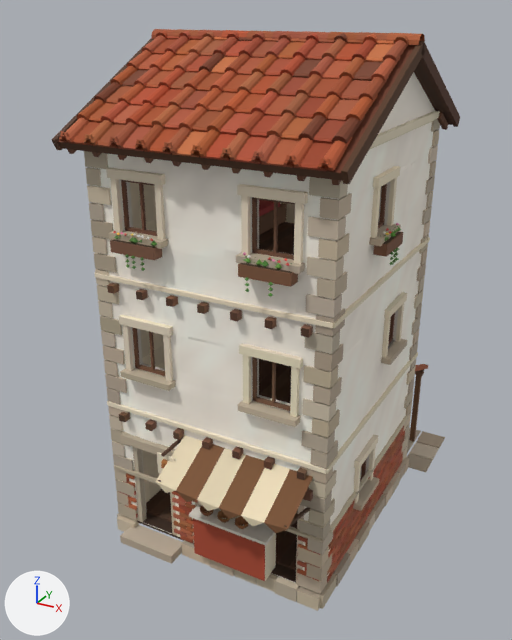
The glTF model godot/assets/kit/houses/artisan_2_3.glb: old version first, new version second.
Camera for both pictures: a 50 mm lens placed at (4.76, -9.23, 7.94), pointed at (-0.24, -0.13, 3.39). Every picture has the same lights, and +X, +Y and +Z are marked at lower left. The picture after the commit comes second. Vertices at exactly the same position are counted once.

The first picture shows 'House', 'Rooms', 'Walls'.
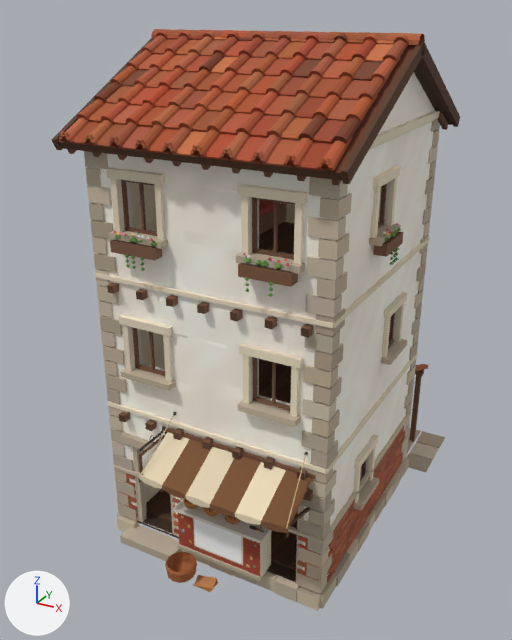
What the commit changed:
Material 'CivSign' (mat_civsign) is new.
Uses the picture img_civ_white.
Material 'CivCloth' (mat_civcloth) is new.
Uses the picture img_civ_white.
Material 'CivWood' (mat_civwood) is new.
Uses the picture img_civ_white.
me_house is used by ob_house; location (0.0, 0.0, 0.0).
me_house had 11044 vertices, 14578 faces and spanned x -2.05..2.23, y -2.72..3.27, z -0.02..7.66.
me_house now has 12389 vertices, 16730 faces and spans x -2.05..2.23, y -2.74..3.27, z -0.02..7.66.
me_house part 1: a new loose piece, a box spanning x -0.5..0.93, y -2.14..-1.8, z 0.24..0.96, in mat_civkit.
me_house part 2: a new loose piece, a box spanning x -0.54..0.972, y -2.19..-1.79, z 0.96..1.01, in mat_civkit.
me_house part 3: a new loose piece, a box spanning x -0.52..0.952, y -2.17..-2.13, z 0.24..0.3, in mat_civkit.
me_house part 4: a new loose piece, a box spanning x -0.214..0.646, y -2.145..-2.139, z 0.3834..0.9734, in mat_civkit.
me_house part 5: the loose piece of 8 vertices spanning x -0.22..1.01, y -2.14..-1.8, z 0.24..0.96 is turned -99.3 degrees about the y axis through its middle and scaled by 0.0402, then moved by (0.44, -0.17, 0.03).
me_house part 6: the loose piece of 8 vertices spanning x -0.26..1.05, y -2.19..-1.79, z 0.96..1.01 is scaled about its middle by (-0.0482, 0.015, -0.93), then moved by (0.33, -0.15, -0.57).
me_house part 7: the loose piece of 8 vertices spanning x -0.5..-0.46, y -2.45..-1.95, z 2.12..2.16 is multiplied about its middle by the matrix ((-0.257, 0.0, 0.0), (0.0, -0.201, -0.161), (0.0, -0.161, 0.201)), then moved by (1.92, 0.22, -0.32).
me_house part 8: the loose piece of 24 vertices spanning x -0.13..0.09, y -2.16..-1.94, z 1.01..1.11 is rebuilt with 40 vertices and now spans x -0.08..0.18, y -2.13..-1.89, z 1.01..1.15.
me_house part 9: 22 loose pieces with 262 vertices, spanning x -0.59..0.86, y -2.43..-1.93, z 0.25..2.03, are deleted.
me_house part 10: 6 vertices moved from x -0.43..0.61, y -2.05..-1.89, z 1.62..2.0 to x -0.71..0.61, y -2.05..-1.89, z 1.62..2.0; 91 vertices removed from x -0.63..1.64, y -2.72..-1.93, z 1.01..2.22; 956 vertices added at x -0.81..1.68, y -2.74..-1.89, z 0.0..2.56.
me_house part 11: 3766 kept faces spanning x -1.86..1.86, y -2.01..1.74, z 0.25..1.24 get new vertex colours.
me_house part 12: 1592 faces spanning x -1.89..2.02, y -2.71..2.95, z 0.0..6.52 switch from mat_civkit to mat_civwood.
Other edits to the shape of me_house do not show in these pictures.
me_house gains material mat_civcloth.
me_house gains material mat_civsign.

Where the change shows, as pixel boxes [x1, y1, x2, y2] in the pictures (512 x 640 px; the box of a moved part takes in the faces that stretch with it):
part 1 of me_house, added (red): after [178, 513, 271, 576]
part 2 of me_house, added: after [173, 499, 272, 544]
part 3 of me_house, added: after [177, 543, 262, 581]
part 4 of me_house, added: after [193, 518, 243, 565]
part 5 of me_house, moved or reshaped (not visible afterwards): before [193, 518, 276, 581]
part 6 of me_house, moved or reshaped: before [189, 505, 275, 546]; after [246, 564, 250, 568]
part 7 of me_house, moved or reshaped (not visible afterwards): before [161, 439, 182, 457]
part 8 of me_house, rebuilt: before [200, 505, 214, 516]; after [204, 507, 219, 516]
part 9 of me_house, deleted: before [161, 459, 249, 543]
part 10 of me_house, built on: before [155, 435, 313, 533]; after [139, 412, 315, 592]
part 11 of me_house, edited (looks the same): [114, 415, 409, 583] in both
part 12 of me_house, edited (looks the same): [67, 112, 448, 587] in both
